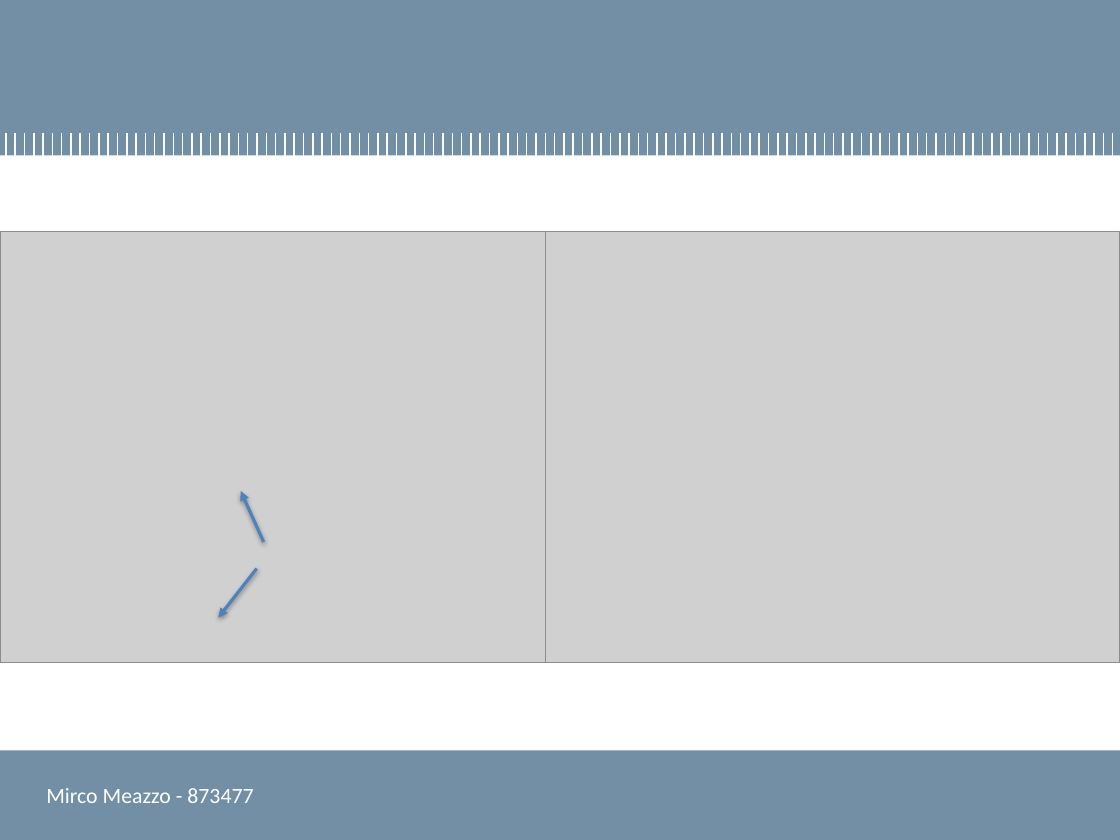
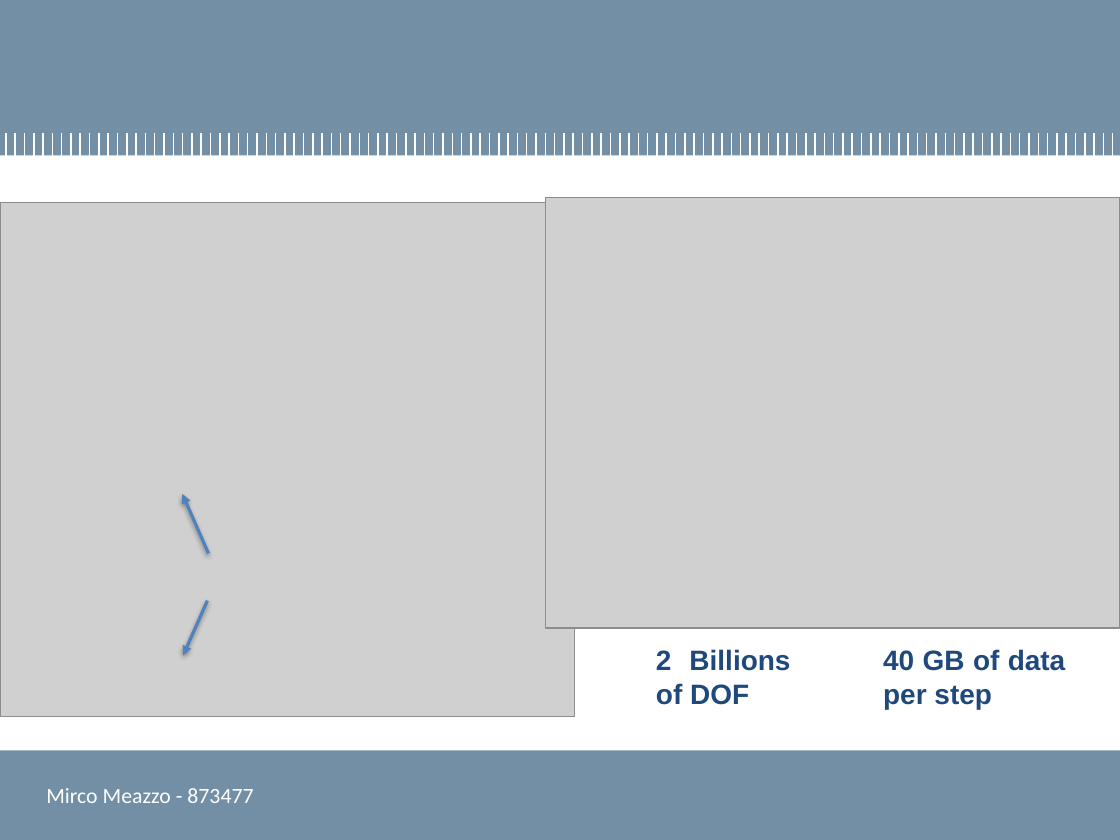
Before and after one commit to mircuz/channel_report, a slide deck: slide 11 of presentazione_meazzo.pptx (slide 12 before the commit). Drawn at 1120x840 pixels with LibreOffice and Linux fonts; fonts in the diff are those of the drawing; grey boxes stand for pictures; background and template pictures are left out. Boxes give left, top, right and bottom in pixels: in the first picture for what was removed or moved away, otherwise in the second. Text is boxed around its words. In the diff, an @@ line names an element or a change of style, - is before the commit and + after.

```diff
--- a/presentazione_meazzo.pptx
+++ b/presentazione_meazzo.pptx
@@ picture: place and size @@
-picture at [0,232,575,663]
+picture at [0,203,575,717]
@@ picture: place and size @@
-picture at [545,232,1120,663]
+picture at [545,197,1120,628]
@@ arrow moved from (263, 542) - (241, 491) to (208, 553) - (183, 494) @@
@@ arrow moved from (256, 569) - (218, 617) to (207, 600) - (184, 655) @@
@@ text added at [656,649,790,705], 18 pt, text #1F497D, bold @@
+2 Billions of DOF
@@ text added at [883,649,1066,709], 18 pt, text #1F497D, bold @@
+40 GB of data per step
```
Also in this commit, not shown: 1 other slide changed, 1 slide removed.
